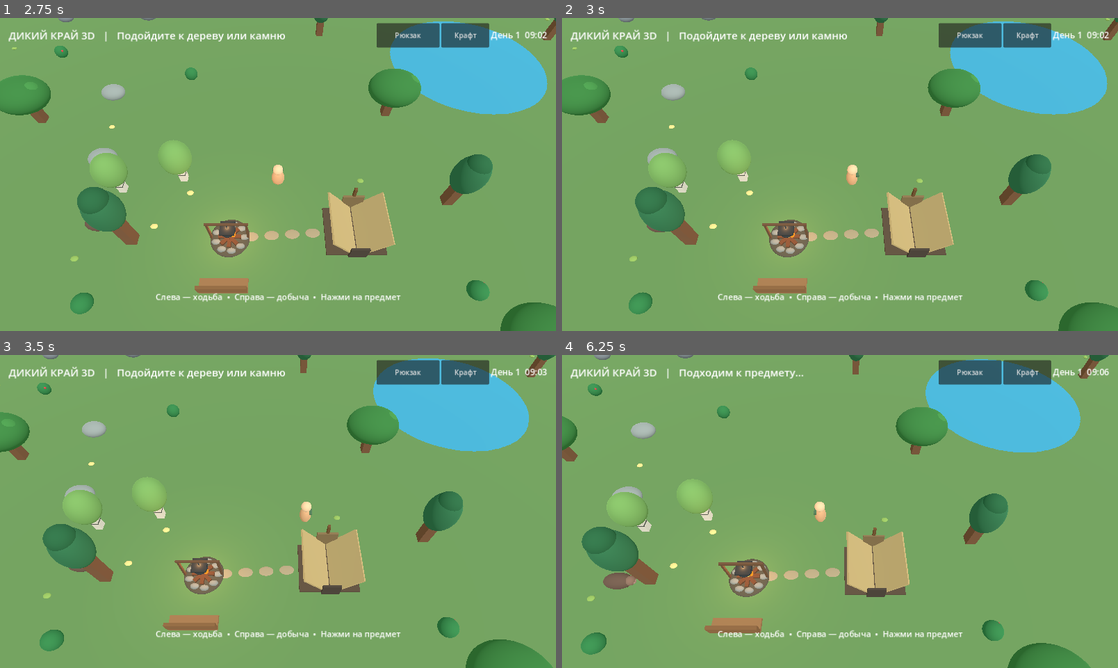
Above: before the commit, frames 1-4 (two rows, left to right).
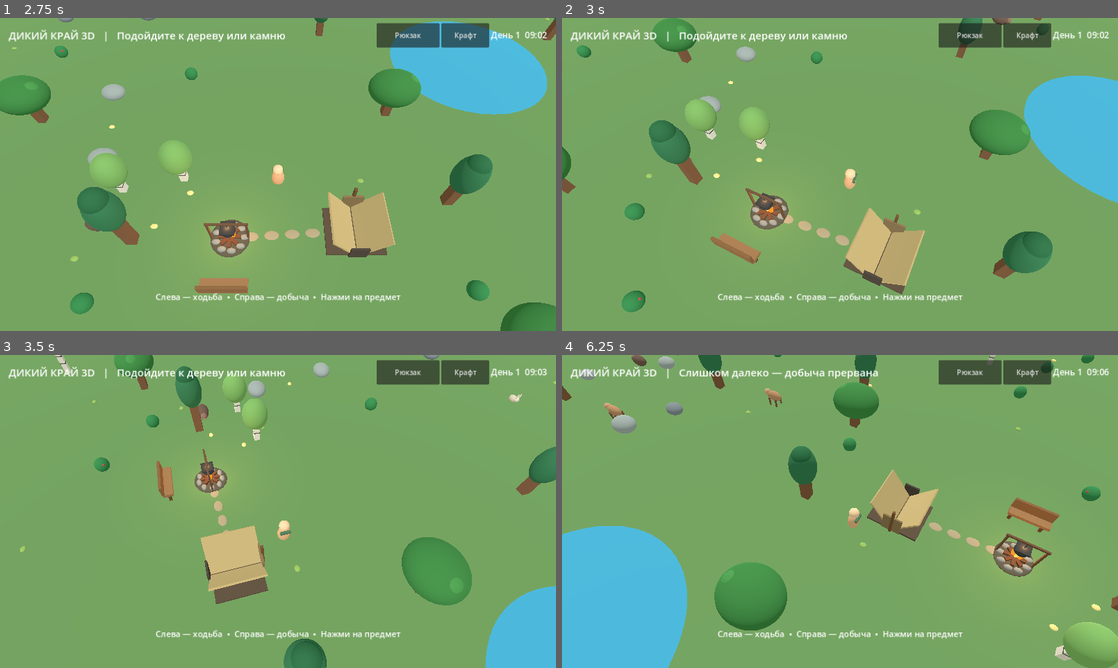
Above: after the commit, the same moments.

Repository: hjz2tz7cgv-ctrl/DikiyKrayGodot
Game: Godot game, scene res://scenes/main.tscn
Same seed, same stepped clock (60 frames per second), same inputs: the game is played once before the commit and once after it.
Inputs (mouse positions are in pixels of both pictures, inside the frame that each line leads up to):
- Up to frame 1 (2.75 s): click "Рюкзак" at 0.5 s; click "Крафт" at 1.25 s; click "Закрыть" at 2 s
- Up to frame 2 (3 s): tap Enter at 2.75 s; move the mouse to (962, 158) at 2.77 s; hold Right (ui_right) from 2.78 s (still down); click (962, 158) at 2.92 s
- Up to frame 3 (3.5 s): keep holding Right (ui_right)
- Up to frame 4 (6.25 s): release Right (ui_right) at 3.5 s; drag from (728, 527) to (812, 574) at 3.52 s; move the mouse to (895, 442) at 4.27 s; hold Right (ui_right) 4.28-5 s; click (895, 442) at 4.42 s; drag from (812, 574) to (673, 464) at 5.02 s; move the mouse to (1006, 558) at 5.77 s; hold Left (ui_left) from 5.78 s (still down); click (1006, 558) at 5.92 s

Frame 1 is identical in both runs. In frame 2, 27% of the frame differs, in the area x 0-100%, y 0-100%; in frame 3, 26%; in frame 4, 32%.

Commit message:
Add files via upload

Diff:
--- a/scripts/main.gd
+++ b/scripts/main.gd
@@ -49,6 +49,7 @@
 var joystick_basis_yaw := 0.0
 var active_touches := {}
 var pinch_previous := 0.0
+var pinch_in_progress := false
 var pending_kind := ""
 var pending_index := -1
 var pending_pos := Vector2.ZERO
@@ -296,9 +297,10 @@
         camera_focus = desired_focus
         camera_initialized = true
     else:
-        # Камера плавно догоняет положение персонажа, не реагируя на джойстик или поворот.
-        camera_focus = camera_focus.lerp(desired_focus, 1.0 - exp(-2.0 * delta))
-    camera_yaw = 0.0  # Фиксированный ракурс: никаких поворотов за персонажем.
+        # Камера следует за положением и фактическим направлением модели игрока.
+        camera_focus = camera_focus.lerp(desired_focus, 1.0 - exp(-2.8 * delta))
+    desired_camera_yaw = -player_facing
+    camera_yaw = lerp_angle(camera_yaw, desired_camera_yaw, 1.0 - exp(-3.0 * delta))
     var offset := Vector3(sin(camera_yaw) * camera_distance * camera_tilt, camera_distance, cos(camera_yaw) * camera_distance * camera_tilt)
     camera.global_position = camera_focus + offset
     camera.look_at(camera_focus, Vector3.UP)
@@ -829,7 +831,7 @@
     if sitting:
         direction = Vector2.ZERO
     player_visual.rotation.y = player_facing
-    # Поворот персонажа не влияет на угол камеры.
+    # Камера ориентируется на player_facing, а не на нажатие джойстика.
 
     var current := Vector2(player.position.x, player.position.z)
     var motion := direction * WALK_SPEED * delta
@@ -888,10 +890,23 @@
             animal["node"].position.z = new_pos.y
         animals[i] = animal
 
-func _unhandled_input(event: InputEvent) -> void:
+func _input(event: InputEvent) -> void:
     if event is InputEventScreenTouch:
         if event.pressed:
             active_touches[event.index] = event.position
+            # Два пальца имеют приоритет над обоими джойстиками в любой части поля игры.
+            if active_touches.size() >= 2:
+                pinch_in_progress = true
+                joystick_touch = -1
+                touch_move = Vector2.ZERO
+                gather_touch = -1
+                gather_direction = Vector2.ZERO
+                _stop_mining()
+                var pts: Array = active_touches.values()
+                pinch_previous = (pts[0] as Vector2).distance_to(pts[1] as Vector2)
+                return
+            if pinch_in_progress:
+                return
             var viewport_width := get_viewport().get_visible_rect().size.x
             var viewport_height := get_viewport().get_visible_rect().size.y
             if event.position.y > viewport_height * 0.46 and event.position.x < viewport_width * 0.46 and joystick_touch == -1:
@@ -902,11 +917,14 @@
                 gather_touch = event.index
                 gather_origin = event.position
                 gather_direction = Vector2.ZERO
-            elif active_touches.size() == 2 and joystick_touch == -1 and gather_touch == -1:
-                var pts: Array = active_touches.values()
-                pinch_previous = (pts[0] as Vector2).distance_to(pts[1] as Vector2)
         else:
             active_touches.erase(event.index)
+            if pinch_in_progress:
+                if active_touches.size() < 2:
+                    pinch_previous = 0.0
+                if active_touches.is_empty():
+                    pinch_in_progress = false
+                return
             if event.index == joystick_touch:
                 joystick_touch = -1
                 touch_move = Vector2.ZERO
@@ -918,23 +936,26 @@
                 _stop_mining()
                 if event.position.distance_to(gather_origin) < 18.0:
                     _tap_world(event.position)
-            elif active_touches.is_empty() and pinch_previous <= 0.0:
+            elif active_touches.is_empty():
                 _tap_world(event.position)
-            if active_touches.size() < 2:
-                pinch_previous = 0.0
     elif event is InputEventScreenDrag:
         active_touches[event.index] = event.position
+        if pinch_in_progress:
+            if active_touches.size() >= 2:
+                var pts: Array = active_touches.values()
+                var new_distance: float = (pts[0] as Vector2).distance_to(pts[1] as Vector2)
+                if pinch_previous > 0.0:
+                    # Раздвинуть пальцы = приблизить камеру.
+                    _zoom((pinch_previous - new_distance) * 0.035)
+                pinch_previous = new_distance
+            return
         if event.index == joystick_touch:
             touch_move = ((event.position - joystick_origin) / 65.0).limit_length(1.0)
         elif event.index == gather_touch:
             gather_direction = ((event.position - gather_origin) / 65.0).limit_length(1.0)
-        elif active_touches.size() == 2 and joystick_touch == -1 and gather_touch == -1:
-            var pts: Array = active_touches.values()
-            var new_distance: float = (pts[0] as Vector2).distance_to(pts[1] as Vector2)
-            if pinch_previous > 0.0:
-                _zoom((pinch_previous - new_distance) * 0.035)
-            pinch_previous = new_distance
-    elif event is InputEventMouseButton and event.pressed:
+
+func _unhandled_input(event: InputEvent) -> void:
+    if event is InputEventMouseButton and event.pressed:
         if event.button_index == MOUSE_BUTTON_WHEEL_UP:
             _zoom(-1.0)
         elif event.button_index == MOUSE_BUTTON_WHEEL_DOWN:
